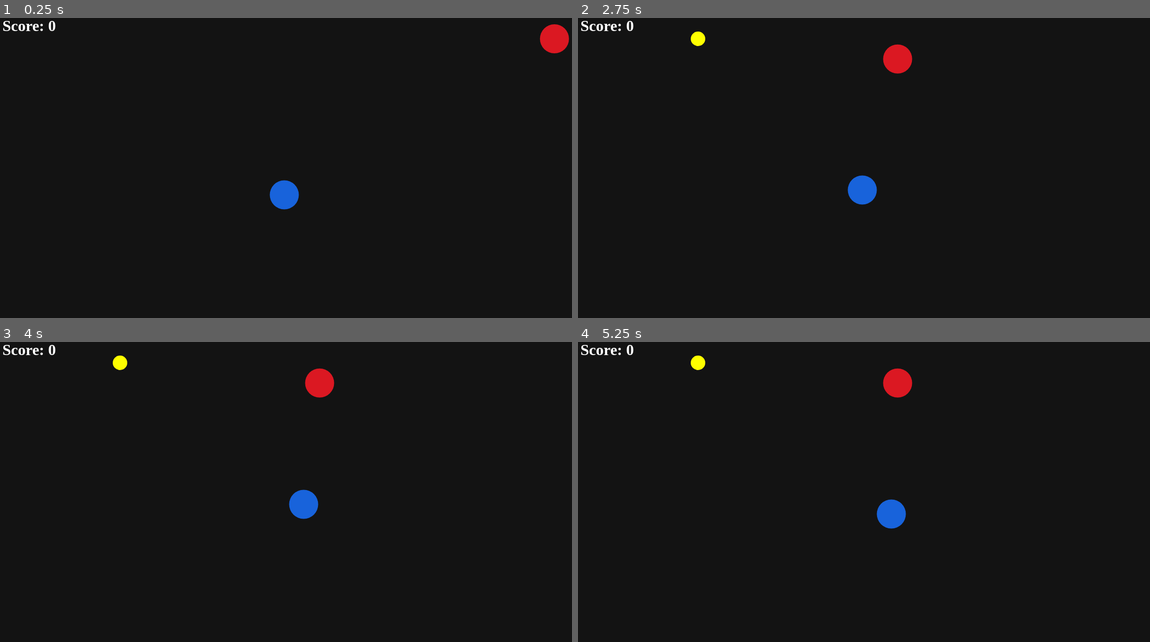
Above: before the commit, frames 1-4 (two rows, left to right).
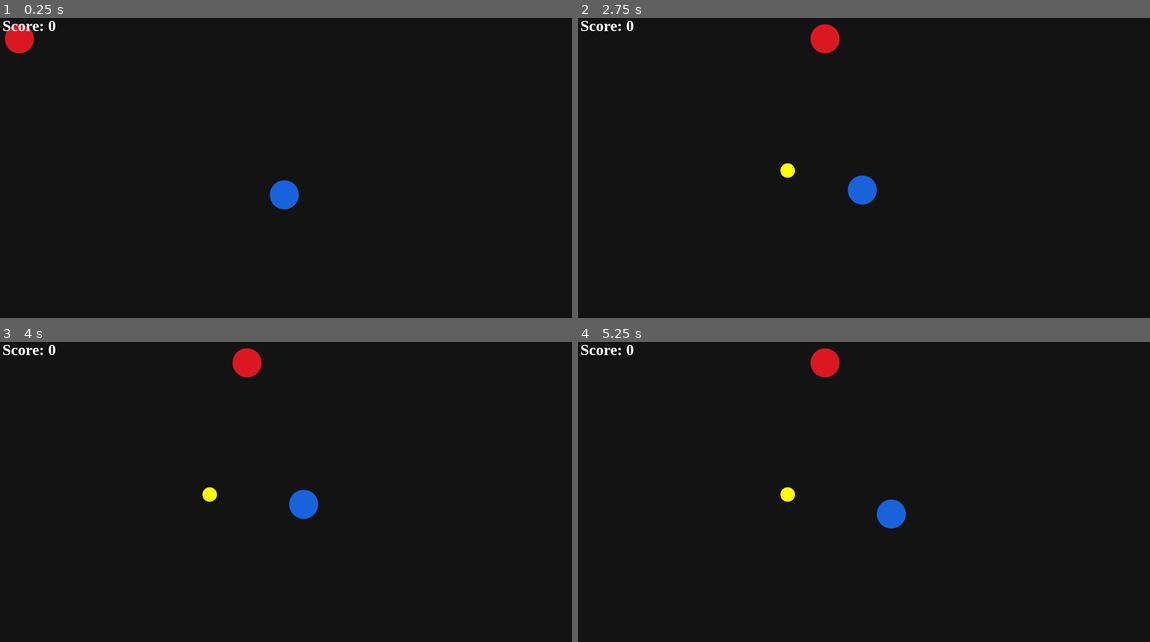
Above: after the commit, the same moments.

Repository: codeshark-dev1/webgame
Game: browser game, page index.html
Same seed, same stepped clock (60 frames per second), same inputs: the game is played once before the commit and once after it.
Inputs:
- Up to frame 1 (0.25 s): no input
- Up to frame 2 (2.75 s): hold Right 1.03-1.53 s; hold Down 1.58-1.85 s; hold Left 1.9-2.47 s; tap R at 2.52 s; hold Up from 2.52 s (still down)
- Up to frame 3 (4 s): release Up at 2.82 s; hold Right 2.87-3.53 s; hold Up 3.58-3.82 s; hold Left from 3.87 s (still down)
- Up to frame 4 (5.25 s): release Left at 4.3 s; hold Down 4.35-4.68 s; hold Right 4.73-5.23 s

The runs differ from the first frame. In frame 1, 0.8% of the frame differs, in the area x 0-100%, y 2-12%; in frame 2, 1.0%, in the area x 19-59%, y 2-54%; in frame 3, 1.0%; in frame 4, 1.0%.

Commit message:
fixed coin and enemy bounding issue + coin z-index

Diff:
--- a/gameLogic.js
+++ b/gameLogic.js
@@ -13,10 +13,17 @@
 const coinCounter = document.getElementById("score_counter");
 var coinsCollected = 0;
 
+console.log("Screen size: " + screenWidth + " " + screenHeight);
+
 //start player in middle of the screen
-move(player, screenWidth / 2, screenHeight / 2);
-randomizePosition(coin);
-randomizePosition(enemy);
+initialize();
+
+function initialize(){
+    move(player, screenWidth / 2, screenHeight / 2);
+
+    randomizePosition(enemy);
+    randomizePosition(coin);
+}
 
 function move(elem, x, y){
     const rect = elem.getBoundingClientRect();
@@ -27,10 +34,18 @@
 }
 
 function randomizePosition(elem){
-    const randX = Math.random() * (screenWidth + 1);
-    const randY = Math.random() * (screenHeight + 1);
+    let randX = Math.random() * (screenWidth - 50);
+    randX = maybeTurnNegative(randX);
 
-    move(elem, Math.random() < 0.5 ? randX : -randX, Math.random() < 0.5 ? randY : -randY);
+    let randY = Math.random() * (screenHeight - 50);
+    randY = maybeTurnNegative(randY);
+
+    move(elem, randX, randY);
+    console.log(`Moving ${elem.id}, to ${randX}, ${randY}`);
+}
+
+function maybeTurnNegative(value){
+    return Math.random() < 0.5 ? value : -value;
 }
 
 function handleEnemyMovement(){
--- a/helpers.js
+++ b/helpers.js
@@ -21,7 +21,6 @@
     return xDist + yDist <= rSum;
 }
 
-//TODO: move these to dedicated helpers file
 function isNumber(number) {
   return typeof number === 'number' && !isNaN(number)
 }
--- a/index.html
+++ b/index.html
@@ -10,14 +10,14 @@
     <div class="game_area">
         <h1 id="score_counter">Score: 0</h1>
         <!-- <h2 id="highscore_counter">Highscore: 0</h2> -->
-        <svg width="100px" height="100px" id="player">
+        <svg width="100px" height="100px" id="player" class="game_object">
             <circle cx="50" cy="50" r="30" fill="#1863db" />
         </svg>
-        <svg width="100px" height="100px" id="enemy">
+        <svg width="100px" height="100px" id="enemy" class="game_object">
             <circle cx="50" cy="50" r="30" fill="#db1822" />
         </svg>
 
-        <svg width="100" height="100" id="coin">
+        <svg width="100" height="100" id="coin" class="game_object">
             <circle cx="50" cy="50" r="15" fill="yellow"/>
         </svg>
     </div>
--- a/style.css
+++ b/style.css
@@ -12,7 +12,11 @@
     z-index: 2;
 }
 
-#player #enemy{
+.game_object{
     position: absolute;
     z-index: 1;
 }
+
+#coin{
+    z-index: 0;
+}
